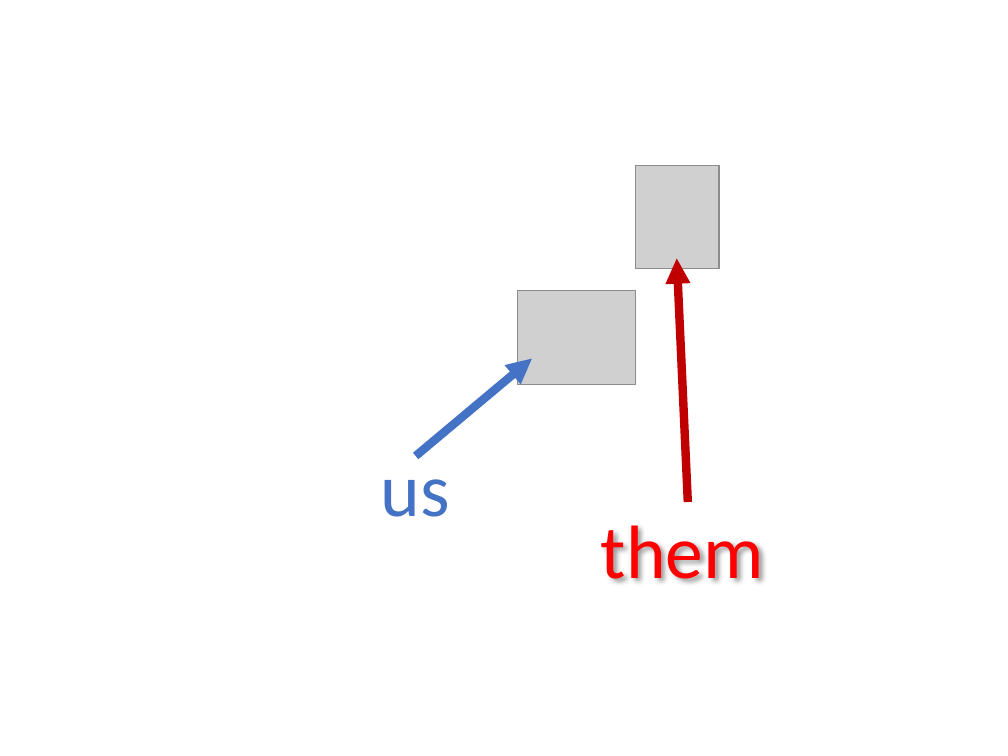
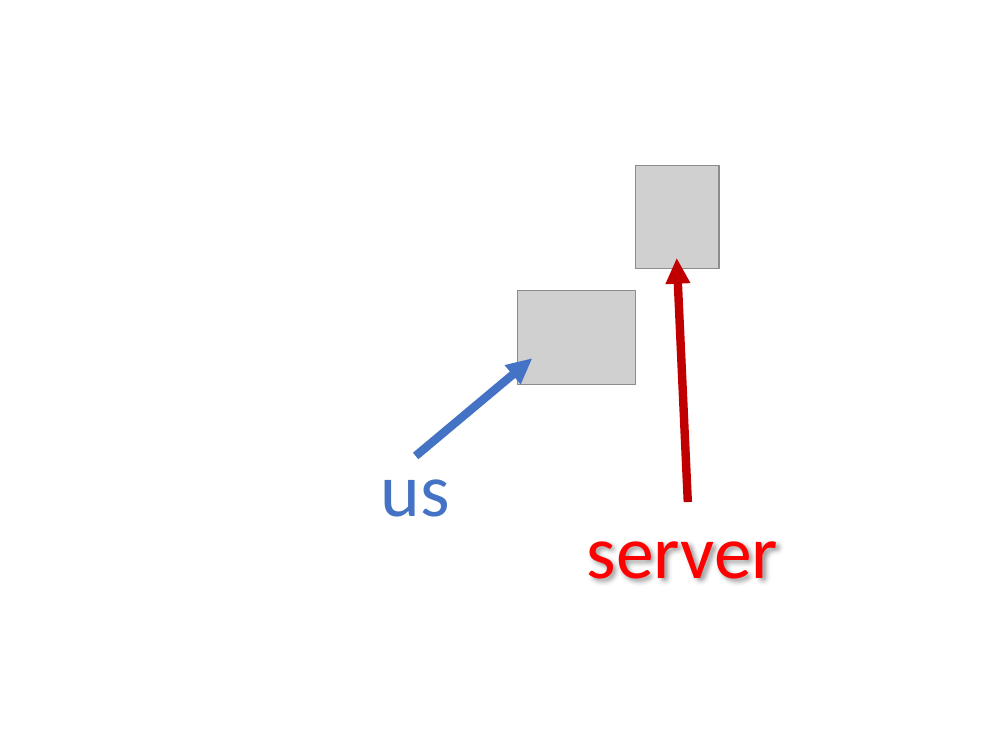
Before and after one commit to nrenzoni/parallel-web-login-attack, a slide deck: slide 3 of Brute-forcing a web login.pptx. Drawn at 1008x756 pixels with LibreOffice and Linux fonts; fonts in the diff are those of the drawing; grey boxes stand for pictures; background and template pictures are left out. Boxes give left, top, right and bottom in pixels: in the first picture for what was removed or moved away, otherwise in the second. Text is boxed around its words. In the diff, an @@ line names an element or a change of style, - is before the commit and + after.

```diff
--- a/Brute-forcing a web login.pptx
+++ b/Brute-forcing a web login.pptx
@@ text at (586,541,777,582): text changed @@
-them
+server
```
Also in this commit, not shown: 5 other slides changed.
